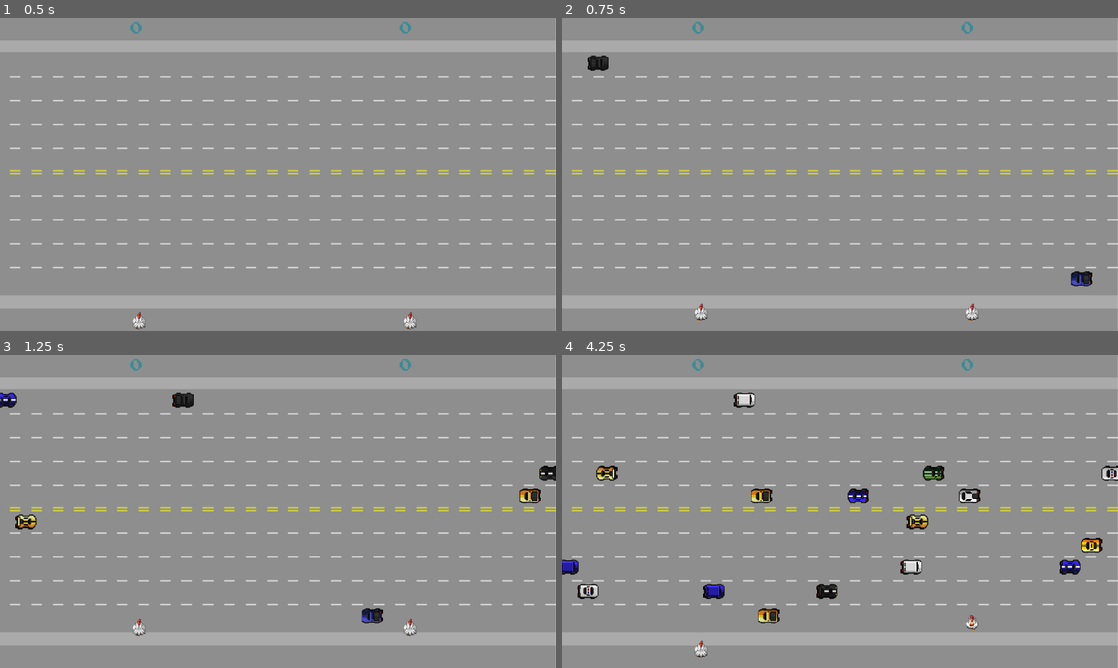
Above: before the commit, frames 1-4 (two rows, left to right).
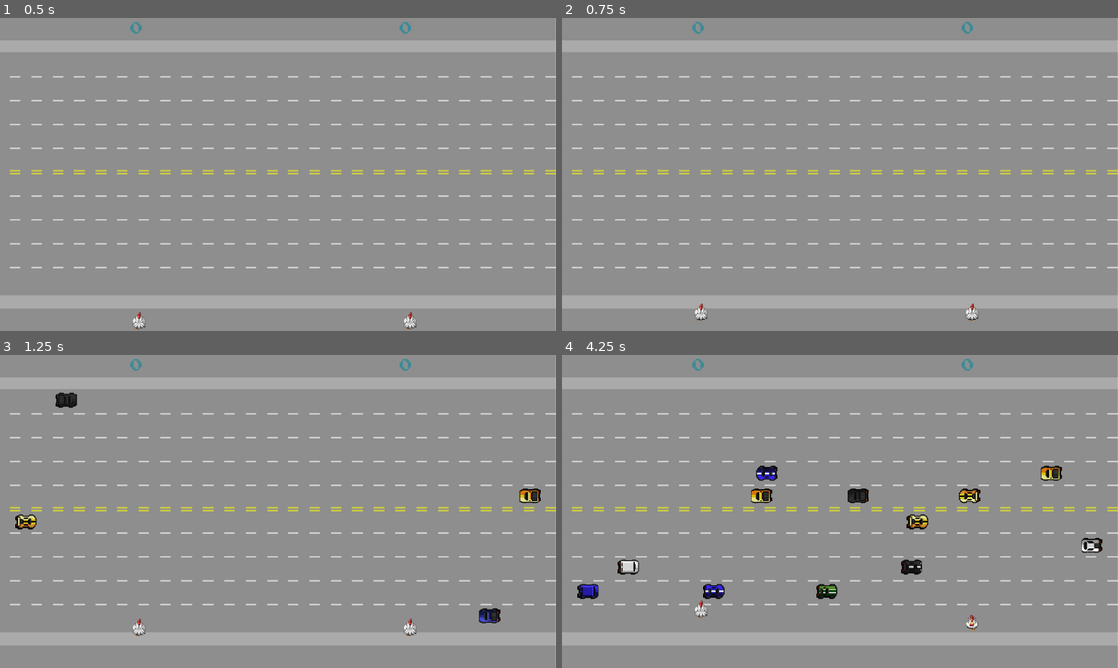
Above: after the commit, the same moments.

Repository: DhyellTorres/Crossroads-Challenge
Game: Godot game, scene res://main.tscn
The game is run twice, just before and just after one commit, with the same random seed, the same clock (stepped at 60 frames per second) and the same inputs.
Inputs:
- Up to frame 1 (0.5 s): no input
- Up to frame 2 (0.75 s): tap Enter at 0.5 s; hold Up (ui_up) from 0.53 s (still down); hold W (sobe) from 0.53 s (still down)
- Up to frame 3 (1.25 s): keep holding Up (ui_up); keep holding W (sobe)
- Up to frame 4 (4.25 s): release Up (ui_up) at 1.28 s; release W (sobe) at 1.28 s; hold Down (ui_down) 1.28-2.03 s; tap W (sobe) at 1.35, 2.85 s; hold W (sobe) 2.03-2.78 s; hold Up (ui_up) 2.03-3.53 s; hold Down (ui_down) from 3.53 s (still down); hold W (sobe) from 3.53 s (still down)

Frame 1 is identical in both runs. In frame 2, 0.3% of the frame differs, in the area x 4-96%, y 12-86%; in frame 3, 0.9%; in frame 4, 2.5%, in the area x 0-100%, y 12-97%.

Commit message:
ajuste velocidade

Diff:
--- a/Player.gd
+++ b/Player.gd
@@ -35,6 +35,7 @@
 func _on_body_entered(body):
 	if body.name == "chegada":
 		emit_signal("pontua")
+		speed += 0.01 * speed
 	else:
 		$AnimatedSprite2D.play()
 		$colisao.play()
--- a/carros.tscn
+++ b/carros.tscn
@@ -151,7 +151,7 @@
 rotation = 1.5708
 scale = Vector2(0.2, 0.2)
 sprite_frames = SubResource("SpriteFrames_d0cjy")
-animation = &"new_animation_12"
+animation = &"new_animation_5"
 
 [node name="CollisionShape2D" type="CollisionShape2D" parent="."]
 position = Vector2(1.25, -1)
--- a/main.tscn
+++ b/main.tscn
@@ -30,7 +30,6 @@
 position = Vector2(944, 696)
 
 [node name="horaCarroRapido" type="Timer" parent="."]
-wait_time = 0.6
 autostart = true
 
 [node name="horaCarroDevagar" type="Timer" parent="."]
--- a/player_2.gd
+++ b/player_2.gd
@@ -35,6 +35,7 @@
 func _on_body_entered(body):
 	if body.name == "chegada":
 		emit_signal("pontua2")
+		speed += 0.01 * speed
 	else:
 		$AnimatedSprite2D.play()
 		$colisao.play()
